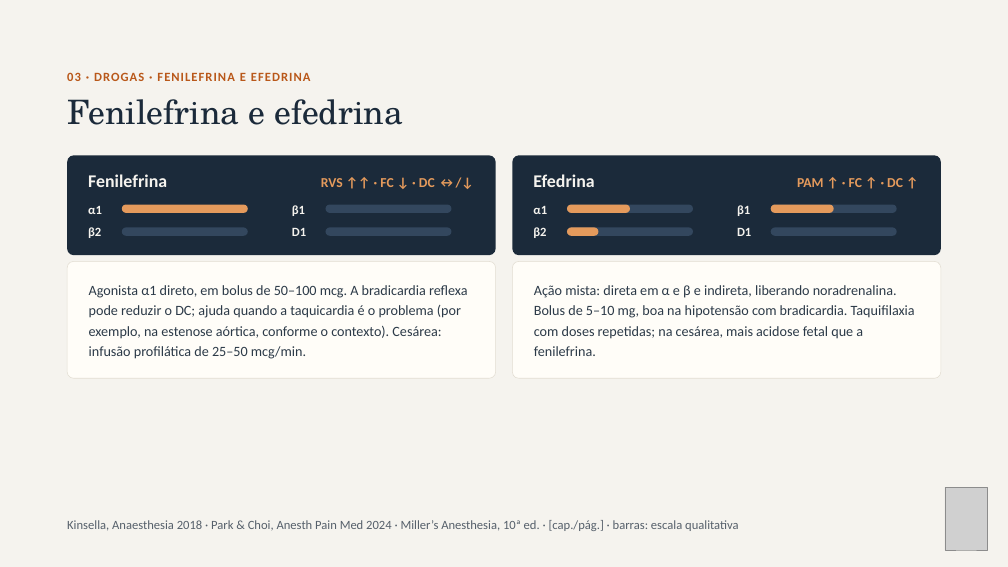
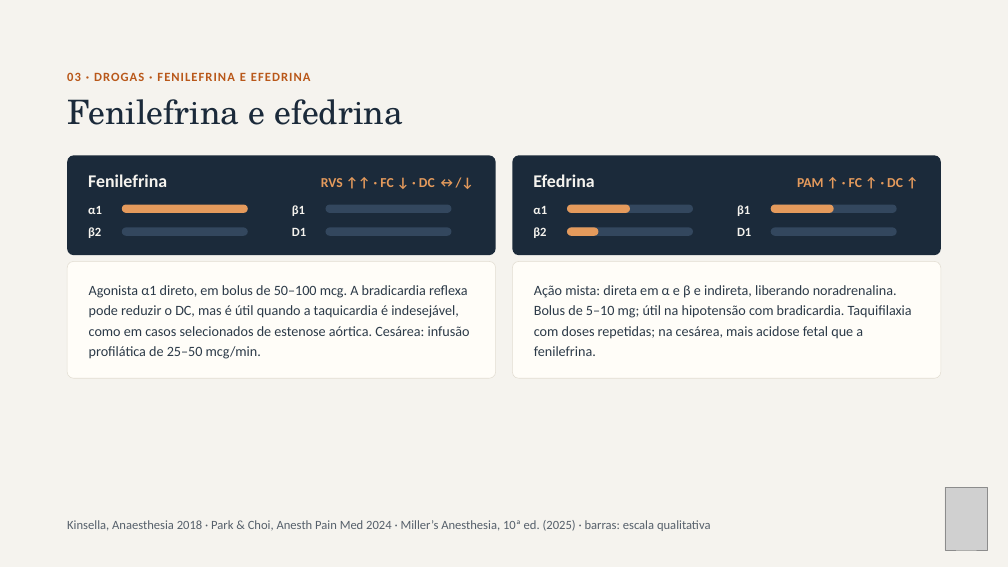
Before and after one commit to brunomoraesdubois-bit/Bruno, a slide deck: slide 13 of apresentacao/Aminas_Vasoativas.pptx (slide 11 before the commit). Drawn at 1008x567 pixels with LibreOffice and Linux fonts; fonts in the diff are those of the drawing; grey boxes stand for pictures. Boxes give left, top, right and bottom in pixels: in the first picture for what was removed or moved away, otherwise in the second. Text is boxed around its words. In the diff, an @@ line names an element or a change of style, - is before the commit and + after.

```diff
--- a/apresentacao/Aminas_Vasoativas.pptx
+++ b/apresentacao/Aminas_Vasoativas.pptx
@@ text at [89,285,470,359]: text changed @@
-Agonista α1 direto, em bolus de 50–100 mcg. A bradicardia reflexa pode reduzir o DC; ajuda quando a taquicardia é o problema (por exemplo, na estenose aórtica, conforme o contexto). Cesárea: infusão profilática de 25–50 mcg/min.
+Agonista α1 direto, em bolus de 50–100 mcg. A bradicardia reflexa pode reduzir o DC, mas é útil quando a taquicardia é indesejável, como em casos selecionados de estenose aórtica. Cesárea: infusão profilática de 25–50 mcg/min.
@@ text at [534,285,912,356]: text changed @@
-Ação mista: direta em α e β e indireta, liberando noradrenalina. Bolus de 5–10 mg, boa na hipotensão com bradicardia. Taquifilaxia com doses repetidas; na cesárea, mais acidose fetal que a fenilefrina.
+Ação mista: direta em α e β e indireta, liberando noradrenalina. Bolus de 5–10 mg; útil na hipotensão com bradicardia. Taquifilaxia com doses repetidas; na cesárea, mais acidose fetal que a fenilefrina.
@@ text at [67,520,711,531]: text changed @@
-Kinsella, Anaesthesia 2018 · Park & Choi, Anesth Pain Med 2024 · Miller’s Anesthesia, 10ª ed. · [cap./pág.] · barras: escala qualitativa
+Kinsella, Anaesthesia 2018 · Park & Choi, Anesth Pain Med 2024 · Miller’s Anesthesia, 10ª ed. (2025) · barras: escala qualitativa
```
Also in this commit, not shown: 28 other slides changed, 4 slides added, 37 other files.
